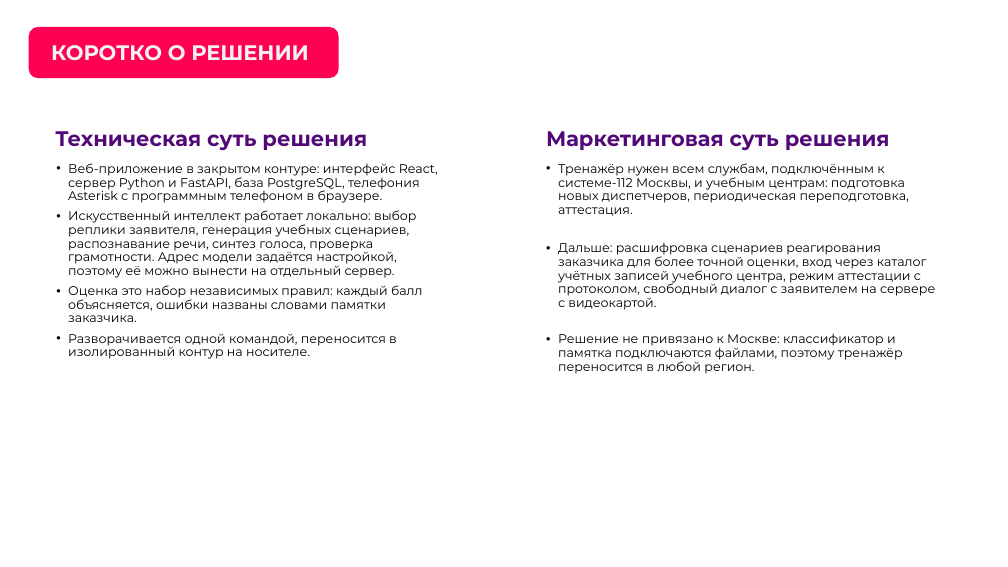
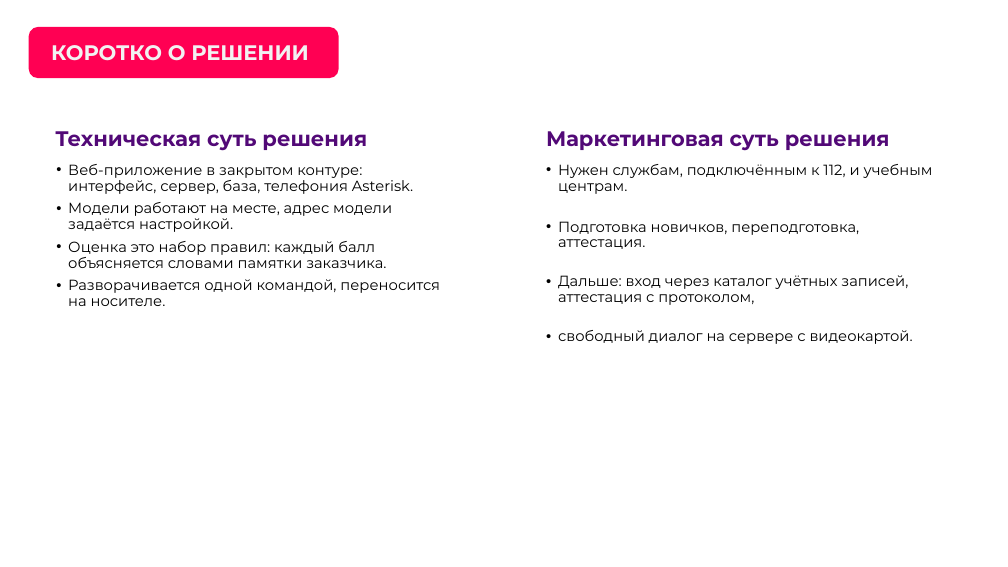
Before and after one commit to Vadik145-beep/lct-112-simulator, a slide deck: slide 3 of docs/presentation/ЛЦТ2026_Ультратех_задача9.pptx (slide 5 before the commit). Drawn at 1008x567 pixels with LibreOffice and Linux fonts; fonts in the diff are those of the drawing; background and template pictures are left out. Boxes give left, top, right and bottom in pixels: in the first picture for what was removed or moved away, otherwise in the second. Text is boxed around its words. In the diff, an @@ line names an element or a change of style, - is before the commit and + after.

```diff
--- a/docs/presentation/ЛЦТ2026_Ультратех_задача9.pptx
+++ b/docs/presentation/ЛЦТ2026_Ультратех_задача9.pptx
@@ text at [68,164,440,306]: text changed; size 12 to 14 pt @@
-• Веб-приложение в закрытом контуре: интерфейс React, сервер Python и FastAPI, база PostgreSQL, телефония Asterisk с программным телефоном в браузере.
-• Искусственный интеллект работает локально: выбор реплики заявителя, генерация учебных сценариев, распознавание речи, синтез голоса, проверка грамотности. Адрес модели задаётся настройкой, поэтому её можно вынести на отдельный сервер.
-• Оценка это набор независимых правил: каждый балл объясняется, ошибки названы словами памятки заказчика.
-• Разворачивается одной командой, переносится в изолированный контур на носителе.
+• Веб-приложение в закрытом контуре: интерфейс, сервер, база, телефония Asterisk.
+• Модели работают на месте, адрес модели задаётся настройкой.
+• Оценка это набор правил: каждый балл объясняется словами памятки заказчика.
+• Разворачивается одной командой, переносится на носителе.
@@ text at [558,164,933,344]: text changed; size 12 to 14 pt @@
-• Тренажёр нужен всем службам, подключённым к системе-112 Москвы, и учебным центрам: подготовка новых диспетчеров, периодическая переподготовка, аттестация.
-• Дальше: расшифровка сценариев реагирования заказчика для более точной оценки, вход через каталог учётных записей учебного центра, режим аттестации с протоколом, свободный диалог с заявителем на сервере с видеокартой.
-• Решение не привязано к Москве: классификатор и памятка подключаются файлами, поэтому тренажёр переносится в любой регион.
+• Нужен службам, подключённым к 112, и учебным центрам.
+• Подготовка новичков, переподготовка, аттестация.
+• Дальше: вход через каталог учётных записей, аттестация с протоколом,
+• свободный диалог на сервере с видеокартой.
```
Also in this commit, not shown: 11 other slides changed, 5 slides added, 1 other file.
